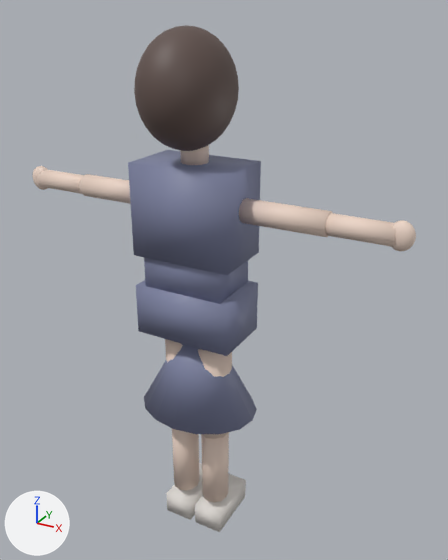
The glTF model docs/art/identity-girl1/blender/girl1-prototype.glb: old version first, new version second.
Both versions are drawn from a camera (50 mm lens) standing at (0.919, -1.498, 1.722) and looking at (0.056, 0.071, 0.938). Arrows for +X, +Y and +Z are at lower left; the lights stay in place. The older version comes first. Vertices at exactly the same position are counted once.

Names of what the first picture shows: 'Girl1Body'.
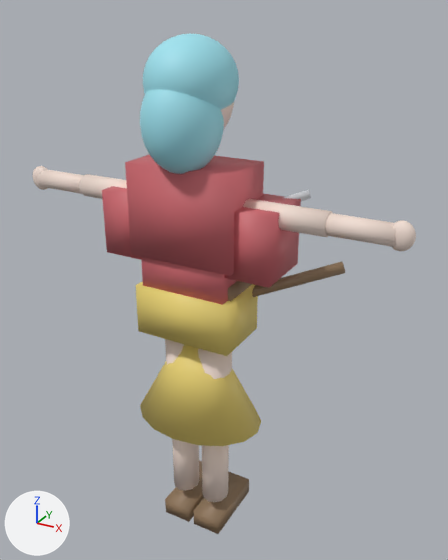
Location of each change, (x1, y1, x2, y2) in pixels of the pictures (448 x 560 px; the box of a moved part takes in the faces that stretch with it):
'Girl1Body', recoloured, reshaped: before (32, 25, 416, 532); after (32, 34, 416, 534)
part 1 of me_sphere, added: after (125, 154, 264, 276)
part 2 of me_sphere, added: after (224, 193, 301, 288)
part 3 of me_sphere, added (pink): after (102, 186, 141, 260)
part 4 of me_sphere, added: after (141, 257, 237, 305)
part 5 of me_sphere, added: after (228, 281, 252, 301)
part 6 of me_sphere, added (brown): after (193, 471, 249, 534)
part 7 of me_sphere, added (brown): after (165, 461, 204, 522)
part 8 of me_sphere, added (brown): after (252, 262, 345, 297)
part 9 of me_sphere, deleted: before (195, 473, 246, 532)
part 10 of me_sphere, deleted: before (167, 462, 203, 520)
part 11 of me_sphere, deleted: before (144, 257, 248, 304)
part 12 of me_sphere, reshaped: before (128, 25, 261, 275); after (140, 34, 311, 201)
part 13 of me_sphere, moved or reshaped: before (144, 343, 257, 434); after (140, 344, 261, 446)
part 14 of me_sphere, recoloured (greyish blue to yellow): (136, 281, 258, 356) in both

The change, as a list of edits to the scene's bpy script:
```text
Change mat_hair:
    mat_hair.base_color: (0.12, 0.08, 0.07) -> (0.35, 0.78, 0.88)  # brown #61504b -> cyan #a0e5f1
Add mat_wood:
    mat_wood = principled_material('Wood')
    mat_wood.base_color = (0.28, 0.18, 0.1)  # brown #907659
    mat_wood.roughness = 0.55
Add mat_skirt:
    mat_skirt = principled_material('Skirt')
    mat_skirt.base_color = (0.86, 0.68, 0.18)  # yellow #efd776
    mat_skirt.roughness = 0.55
Add mat_steel:
    mat_steel = principled_material('Steel')
    mat_steel.base_color = (0.72, 0.74, 0.78)  # white #dddfe5
    mat_steel.roughness = 0.55
Add mat_kimono:
    mat_kimono = principled_material('Kimono')
    mat_kimono.base_color = (0.62, 0.14, 0.16)  # pink #ce696f
    mat_kimono.roughness = 0.55
Change me_sphere:
    used by ob_girl1body; location = (0.0, 0.0, 0.0)
    remove me_sphere.from_pydata(...)  # 2185 vertices, 4294 faces; spans x -0.63..0.63, y -0.19..0.16, z 0.03..1.68
    add me_sphere.from_pydata(...)  # 2719 vertices, 5338 faces; spans x -0.63..0.63, y -0.18..0.19, z 0.03..1.66
    me_sphere part 1: a new loose piece, a box spanning x -0.17..0.17, y -0.1..0.1, z 1.04..1.32, in mat_kimono (pink #ce696f)
    me_sphere part 2: a new loose piece, a box spanning x 0.12..0.28, y -0.08..0.12, z 1.02..1.22, in mat_kimono (pink #ce696f)
    me_sphere part 3: a new loose piece, a box spanning x -0.28..-0.12, y -0.08..0.12, z 1.02..1.22, in mat_kimono (pink #ce696f)
    me_sphere part 4: a new loose piece, a box spanning x -0.14..0.14, y -0.09..0.09, z 0.92..1.08, in mat_kimono (pink #ce696f)
    me_sphere part 5: a new loose piece, a box spanning x -0.15..0.15, y -0.06..0.1, z 0.9..0.98, in mat_wood (brown #907659)
    me_sphere part 6: a new loose piece, a box spanning x 0.01..0.11, y -0.07..0.17, z 0.03..0.09, in mat_wood (brown #907659)
    me_sphere part 7: a new loose piece, a box spanning x -0.11..-0.01, y -0.07..0.17, z 0.03..0.09, in mat_wood (brown #907659)
    me_sphere part 8: a new loose piece of 20 vertices spanning x -0.1..0.42, y -0.03..0.19, z 0.81..1.03, in mat_wood (brown #907659)
    me_sphere part 9: the loose piece of 8 vertices spanning x 0.01..0.11, y -0.06..0.14, z 0.03..0.11 is deleted
    me_sphere part 10: the loose piece of 8 vertices spanning x -0.11..-0.01, y -0.06..0.14, z 0.03..0.11 is deleted
    me_sphere part 11: the loose piece of 8 vertices spanning x -0.13..0.13, y -0.09..0.09, z 0.92..1.08 is deleted
    me_sphere part 12: 264 vertices moved from x -0.13..0.13, y -0.18..0.13, z 1.39..1.67 to x -0.12..0.12, y -0.14..0.13, z 1.43..1.65; 210 vertices removed from x -0.16..0.16, y -0.19..0.12, z 1.04..1.68; 692 vertices added at x -0.11..0.31, y -0.18..0.14, z 1.11..1.66
    me_sphere part 13: 16 vertices removed from x -0.2..0.2, y -0.16..0.16, z 0.5; 16 vertices added at x -0.22..0.22, y -0.16..0.16, z 0.46
    me_sphere part 14: 12 faces spanning x -0.16..0.16, y -0.1..0.1, z 0.78..0.94 switch from mat_cloth (greyish blue #8186a6) to mat_skirt (yellow #efd776)
    remove me_sphere.materials.append(mat_accent)  # white #e5dfda
    add me_sphere.materials.append(mat_kimono)  # pink #ce696f
    add me_sphere.materials.append(mat_wood)  # brown #907659
    add me_sphere.materials.append(mat_steel)  # white #dddfe5
```
